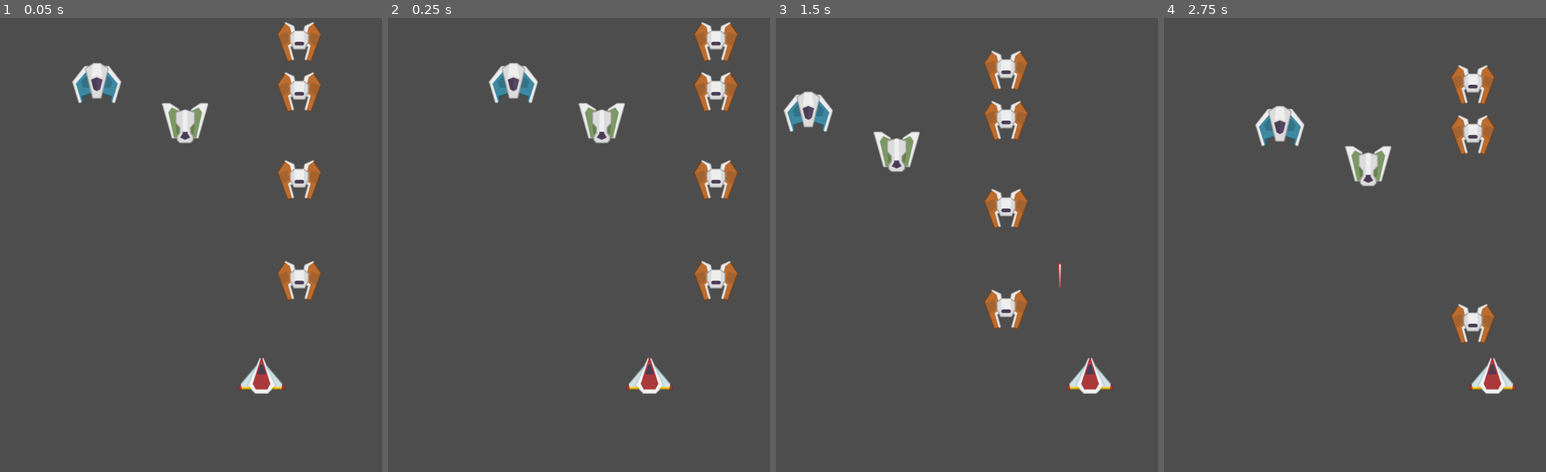
Above: before the commit, frames 1-4 (left to right).
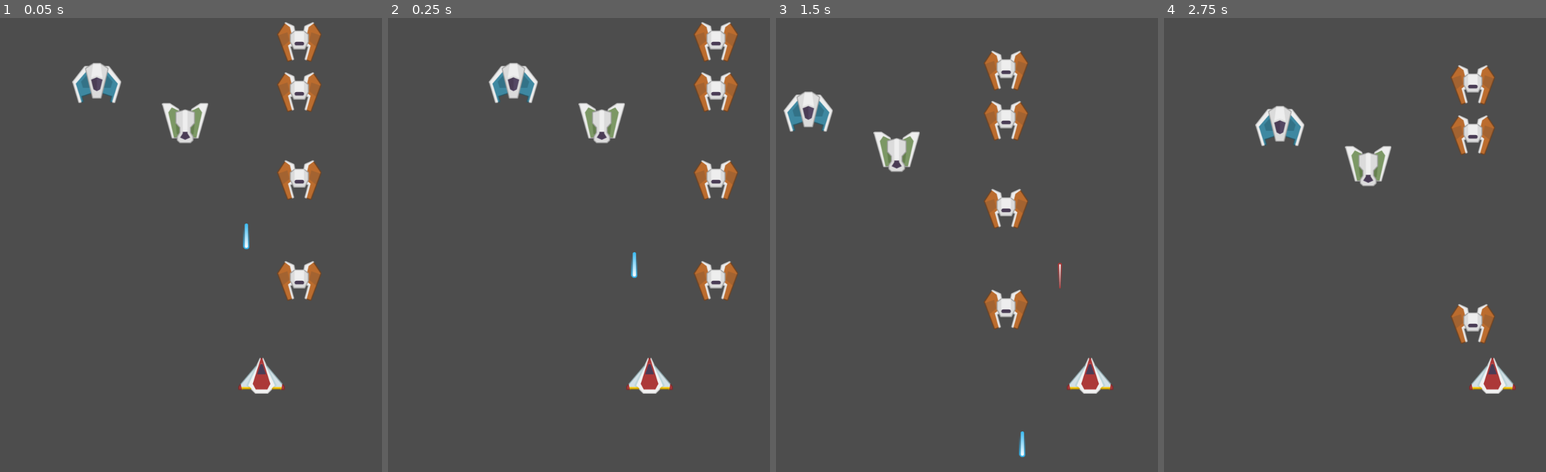
Above: after the commit, the same moments.

Repository: TheGabmeister/games-godot
Game: Godot game, scene res://scenes/game.tscn
Same seed, same stepped clock (60 frames per second), same inputs: the game is played once before the commit and once after it. The engine's default icon, where the game draws it, is replaced by a stand-in: a white triangle on a blue panel in a dark square.
Inputs:
- Up to frame 1 (0.05 s): no input
- Up to frame 2 (0.25 s): no input
- Up to frame 3 (1.5 s): hold D (move_right) 0.53-1.28 s; tap Space (jump) at 0.77 s; hold A (move_left) from 1.28 s (still down)
- Up to frame 4 (2.75 s): tap Space (jump) at 1.52 s; release A (move_left) at 2.03 s; hold D (move_right) from 2.03 s (still down)

The runs differ from the first frame. In frame 1, less than 0.1% of the frame differs, in the area x 63-66%, y 45-51%; in frame 2, less than 0.1%; in frame 3, less than 0.1%; in frame 4, nothing differs.

Commit message:
Add enemy projectile

Diff:
--- a/space_invaders/project.godot
+++ b/space_invaders/project.godot
@@ -23,6 +23,7 @@
 [global_group]
 
 enemies=""
+player=""
 
 [input]
 
--- /dev/null
+++ b/space_invaders/scenes/enemies/enemy_laser.tscn
@@ -0,0 +1,20 @@
+[gd_scene load_steps=4 format=3 uid="uid://c7ashkmuwnk1g"]
+
+[ext_resource type="Script" uid="uid://7yrennlb4v2w" path="res://scripts/projectile.gd" id="1_ox4hb"]
+[ext_resource type="Texture2D" uid="uid://c21a8qbofuqd5" path="res://sprites/enemy_laser.png" id="1_tp1lo"]
+
+[sub_resource type="CapsuleShape2D" id="CapsuleShape2D_ox4hb"]
+
+[node name="EnemyLaser" type="Node2D"]
+script = ExtResource("1_ox4hb")
+target_group = "player"
+
+[node name="Sprite2D" type="Sprite2D" parent="."]
+texture = ExtResource("1_tp1lo")
+
+[node name="Area2D" type="Area2D" parent="."]
+
+[node name="CollisionShape2D" type="CollisionShape2D" parent="Area2D"]
+shape = SubResource("CapsuleShape2D_ox4hb")
+
+[connection signal="area_entered" from="Area2D" to="." method="_on_area_2d_area_entered"]
--- a/space_invaders/scenes/game.tscn
+++ b/space_invaders/scenes/game.tscn
@@ -1,9 +1,10 @@
-[gd_scene load_steps=5 format=3 uid="uid://we3jr2li5bcj"]
+[gd_scene load_steps=6 format=3 uid="uid://we3jr2li5bcj"]
 
 [ext_resource type="PackedScene" uid="uid://ctw41ubm0fbhp" path="res://scenes/player.tscn" id="1_uwrxv"]
 [ext_resource type="PackedScene" uid="uid://btnlfjpmd2jar" path="res://scenes/enemies/enemy_blue.tscn" id="2_lbhrr"]
 [ext_resource type="PackedScene" uid="uid://bdio47uwtprje" path="res://scenes/enemies/enemy_green.tscn" id="3_iywne"]
 [ext_resource type="PackedScene" uid="uid://ciyvulth5wl5o" path="res://scenes/enemies/enemy_orange.tscn" id="4_p57ef"]
+[ext_resource type="PackedScene" uid="uid://c7ashkmuwnk1g" path="res://scenes/enemies/enemy_laser.tscn" id="5_iywne"]
 
 [node name="Game" type="Node2D"]
 
@@ -30,3 +31,6 @@
 
 [node name="Enemy3" parent="." instance=ExtResource("4_p57ef")]
 position = Vector2(212, -795)
+
+[node name="EnemyLaser" parent="." instance=ExtResource("5_iywne")]
+position = Vector2(116, -508)
--- a/space_invaders/scenes/player.tscn
+++ b/space_invaders/scenes/player.tscn
@@ -5,14 +5,14 @@
 
 [sub_resource type="CircleShape2D" id="CircleShape2D_g2els"]
 
-[node name="Player" type="Node2D"]
+[node name="Player" type="Node2D" groups=["player"]]
 script = ExtResource("1_g2els")
 
-[node name="Sprite2D" type="Sprite2D" parent="."]
+[node name="Sprite2D" type="Sprite2D" parent="." groups=["player"]]
 texture = ExtResource("2_g2els")
 
-[node name="Area2D" type="Area2D" parent="."]
+[node name="Area2D" type="Area2D" parent="." groups=["player"]]
 
-[node name="CollisionShape2D" type="CollisionShape2D" parent="Area2D"]
+[node name="CollisionShape2D" type="CollisionShape2D" parent="Area2D" groups=["player"]]
 scale = Vector2(5.895, 5.895)
 shape = SubResource("CircleShape2D_g2els")
--- a/space_invaders/scenes/player_laser.tscn
+++ b/space_invaders/scenes/player_laser.tscn
@@ -1,12 +1,14 @@
 [gd_scene load_steps=4 format=3 uid="uid://clb64bcrmswos"]
 
 [ext_resource type="Texture2D" uid="uid://bdxqv7qhqyrxn" path="res://sprites/player_laser.png" id="1_8lrg4"]
-[ext_resource type="Script" uid="uid://7yrennlb4v2w" path="res://scripts/player_laser.gd" id="2_p3bga"]
+[ext_resource type="Script" uid="uid://7yrennlb4v2w" path="res://scripts/projectile.gd" id="2_p3bga"]
 
 [sub_resource type="CapsuleShape2D" id="CapsuleShape2D_p3bga"]
 
 [node name="PlayerLaser" type="Node2D"]
 script = ExtResource("2_p3bga")
+speed = -300.0
+target_group = "enemies"
 
 [node name="Sprite2D" type="Sprite2D" parent="."]
 texture = ExtResource("1_8lrg4")
--- a/space_invaders/scripts/player_laser.gd
+++ /dev/null
@@ -1,11 +0,0 @@
-extends Node2D
-
-const SPEED = 300
-
-func _process(delta):
-	position.y -= SPEED * delta
-
-func _on_area_2d_area_entered(area: Area2D) -> void:
-	if area.is_in_group("enemies"):
-		area.get_parent().queue_free()
-		queue_free()
--- /dev/null
+++ b/space_invaders/scripts/projectile.gd
@@ -0,0 +1,15 @@
+extends Node2D
+
+@export var speed = 300.0
+@export var target_group = ""
+
+func _process(delta):
+	position.y += speed * delta
+
+func _on_area_2d_area_entered(area: Area2D) -> void:
+	if target_group == "":
+		return
+	else:
+		if area.is_in_group(target_group):
+			area.get_parent().queue_free()
+			queue_free()
Renamed: space_invaders/scripts/player_laser.gd.uid -> space_invaders/scripts/projectile.gd.uid
Binary file added: space_invaders/sprites/enemy_laser.png
Not shown, added: space_invaders/sprites/enemy_laser.png.import
